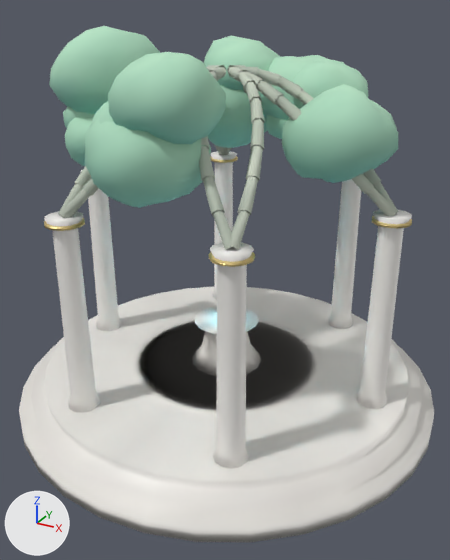
An edit to the glTF model game/voxario/Eryndor/Assets/Models/build/shrine.glb, drawn before and after from the same camera.
The view is the same before and after, from a 50 mm lens placed at (8.23, -15.07, 11.35), pointed at (0.24, -0.54, 4.08). The axes (+X, +Y, +Z) are drawn at lower left. The lights are the same throughout. The first picture is the older version. Vertices at exactly the same position are counted once.

Names of what the first picture shows: 'Shrine'.
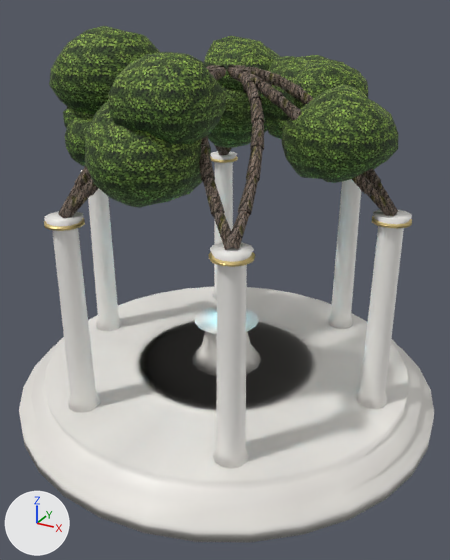
Edits to the bpy script that builds the scene:
```text
Add img_image_1:
    img_image_1 = load_image('Image_1', '_unpacked/Image_1', 512, 512, 'sRGB')
Add img_image_0:
    img_image_0 = load_image('Image_0', '_unpacked/Image_0', 512, 512, 'sRGB')
Change mat_bark:
    add n3 = _N.new('ShaderNodeMix'); n3.name = 'Mix'
    add n3.data_type = 'RGBA'
    add n3.blend_type = 'MULTIPLY'
    add n3.inputs[0].default_value = 1.0  # 'Factor'
    add n4 = _N.new('ShaderNodeTexImage'); n4.name = 'Image Texture'
    add n4.image = img_image_0
    where n2 = _N.new('ShaderNodeVertexColor'); n2.name = 'Color Attribute'
    where n0 = _N.new('ShaderNodeBsdfPrincipled'); n0.name = 'Principled BSDF'
    remove _L.new(n2.outputs[0], n0.inputs[0])  # 'Color' to 'Base Color'
    add _L.new(n3.outputs[2], n0.inputs[0])  # 'Result' to 'Base Color'
    add _L.new(n2.outputs[0], n3.inputs[7])  # 'Color' to 'B'
    add _L.new(n4.outputs[0], n3.inputs[6])  # 'Color' to 'A'
Change mat_leaf:
    add n3 = _N.new('ShaderNodeMix'); n3.name = 'Mix'
    add n3.data_type = 'RGBA'
    add n3.blend_type = 'MULTIPLY'
    add n3.inputs[0].default_value = 1.0  # 'Factor'
    add n4 = _N.new('ShaderNodeTexImage'); n4.name = 'Image Texture'
    add n4.image = img_image_1
    where n2 = _N.new('ShaderNodeVertexColor'); n2.name = 'Color Attribute'
    where n0 = _N.new('ShaderNodeBsdfPrincipled'); n0.name = 'Principled BSDF'
    remove _L.new(n2.outputs[0], n0.inputs[0])  # 'Color' to 'Base Color'
    add _L.new(n3.outputs[2], n0.inputs[0])  # 'Result' to 'Base Color'
    add _L.new(n2.outputs[0], n3.inputs[7])  # 'Color' to 'B'
    add _L.new(n4.outputs[0], n3.inputs[6])  # 'Color' to 'A'
Change me_shrine:
    where me_shrine.from_pydata(...)  # 4204 vertices, 6728 faces; spans x -6.4..6.4, y -6.4..6.4, z 0.0..10.89
    used by ob_shrine; location = (0.0, 0.0, 0.0)
    me_shrine part 1: 4944 kept faces spanning x -4.82..4.82, y -4.69..4.5, z 6.5..10.89 get new vertex colours
```

Where the change shows, as pixel boxes (x1, y1, x2, y2) in the pictures (450 x 560 px):
'Shrine', surface changed (darker)
    both: (49, 26, 401, 261)
part 1 of me_shrine, recoloured (darker)
    both: (49, 26, 398, 250)
